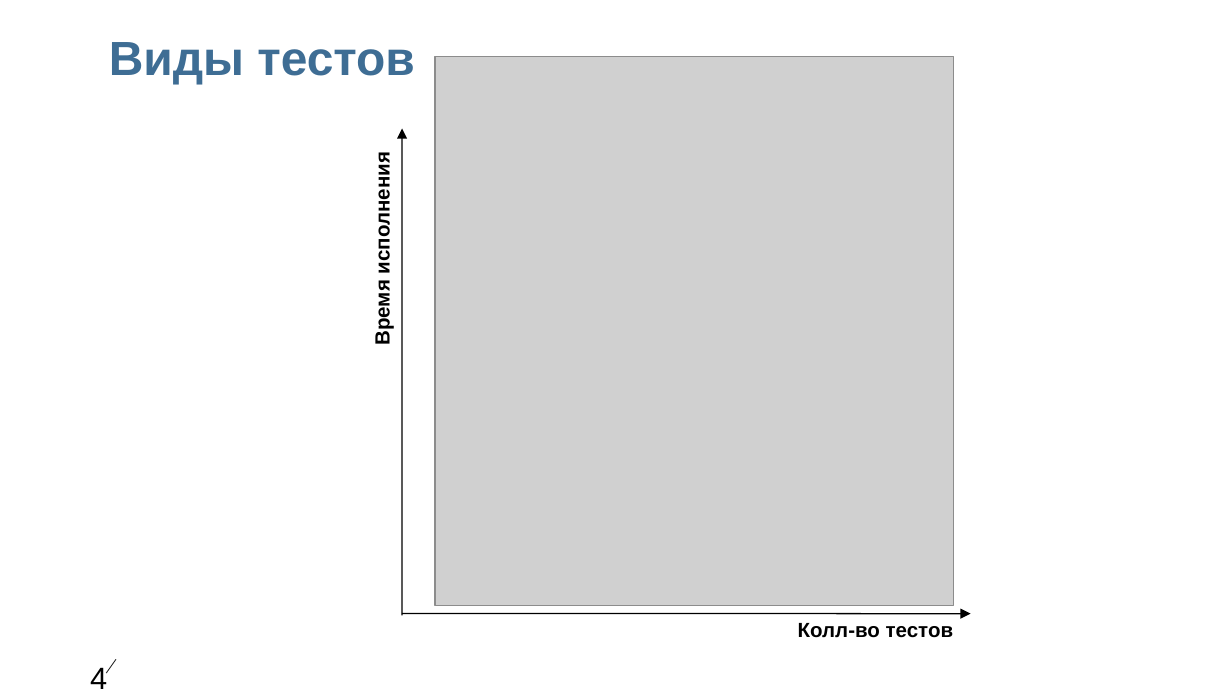
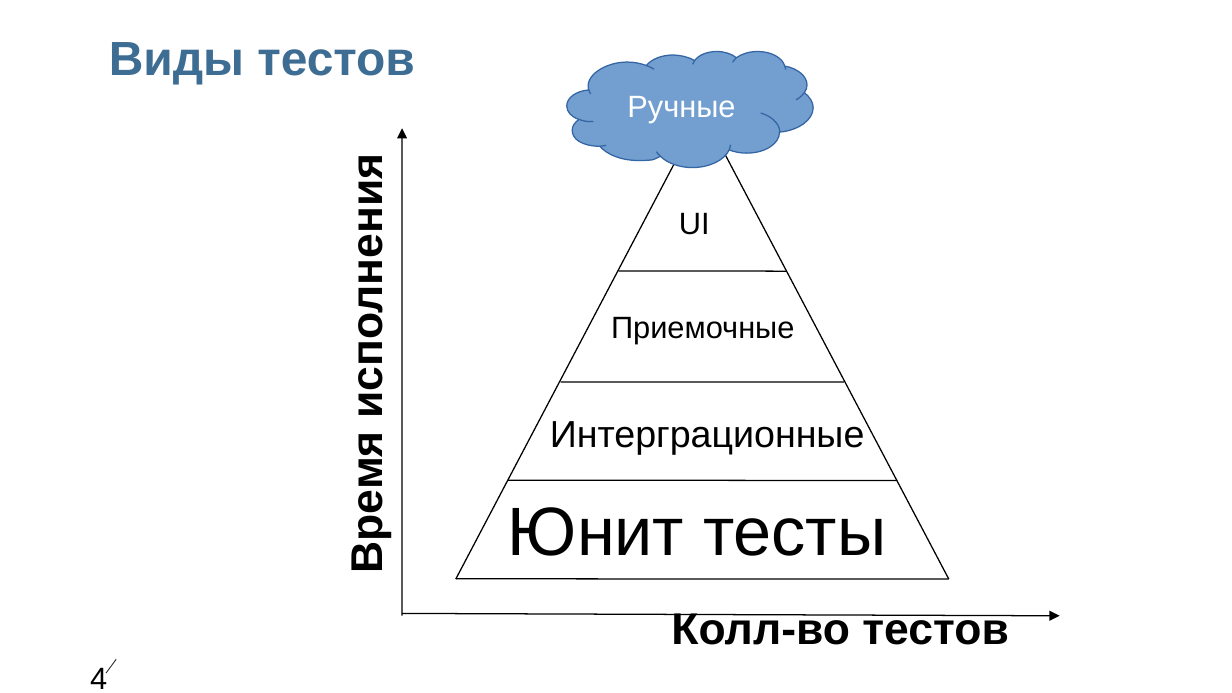
Before and after one commit to livekazan/unitUITest, a slide deck: slide 4 of Unit_UI_Test.ppt. Drawn at 1232x693 pixels with LibreOffice and Linux fonts; fonts in the diff are those of the drawing; grey boxes stand for pictures; background and template pictures are left out. Boxes give left, top, right and bottom in pixels: in the first picture for what was removed or moved away, otherwise in the second. Text is boxed around its words. In the diff, an @@ line names an element or a change of style, - is before the commit and + after.

Commit message:
presentation

```diff
--- a/Unit_UI_Test.ppt
+++ b/Unit_UI_Test.ppt
@@ picture removed at (x1=435, y1=57, x2=954, y2=606) @@
@@ freeform shape added at (x1=567, y1=52, x2=813, y2=168), fill #729FCF, outline #3465A4 0.74 pt, 18 pt, text #FFFFFF @@
+Ручные
@@ line added from (456, 579) to (702, 111), #000000 0.74 pt @@
@@ line added from (949, 579) to (702, 111), #000000 0.74 pt @@
@@ text "Время исполнения" at (x1=342, y1=181, x2=392, y2=569): size 12 to 26 pt @@
@@ text "Время исполнения" moved from (x1=371, y1=164, x2=394, y2=344) to (x1=342, y1=181, x2=392, y2=569) @@
@@ rectangle added at (x1=653, y1=212, x2=736, y2=237), fill #FFFFFF, outline #FFFFFF 0.74 pt, 18 pt, text #000000 @@
+UI
@@ line added from (618, 271) to (786, 271), #000000 0.74 pt @@
@@ rectangle added at (x1=618, y1=315, x2=788, y2=341), fill #FFFFFF, outline #FFFFFF 0.74 pt, 18 pt, text #000000 @@
+Приемочные
@@ line added from (561, 382) to (844, 382), #000000 0.74 pt @@
@@ rectangle added at (x1=579, y1=421, x2=835, y2=447), fill #FFFFFF, outline #FFFFFF 0.74 pt, 22 pt, text #000000 @@
+Интерграционные
@@ rectangle added at (x1=488, y1=508, x2=907, y2=557), fill #FFFFFF, outline #FFFFFF 0.74 pt, 40 pt, text #000000 @@
+Юнит тесты
@@ line added from (508, 480) to (897, 480), #000000 0.74 pt @@
@@ line added from (456, 579) to (949, 579), #000000 0.74 pt @@
@@ text "Колл-во тестов" moved from (x1=798, y1=623, x2=953, y2=638) to (x1=671, y1=613, x2=1008, y2=645) @@
@@ text "Колл-во тестов" at (x1=671, y1=613, x2=1008, y2=645): size 12 to 26 pt @@
@@ arrow moved from (403, 614) - (971, 614) to (403, 614) - (1060, 616) @@
```
Also in this commit, not shown: 11 other slides changed.
